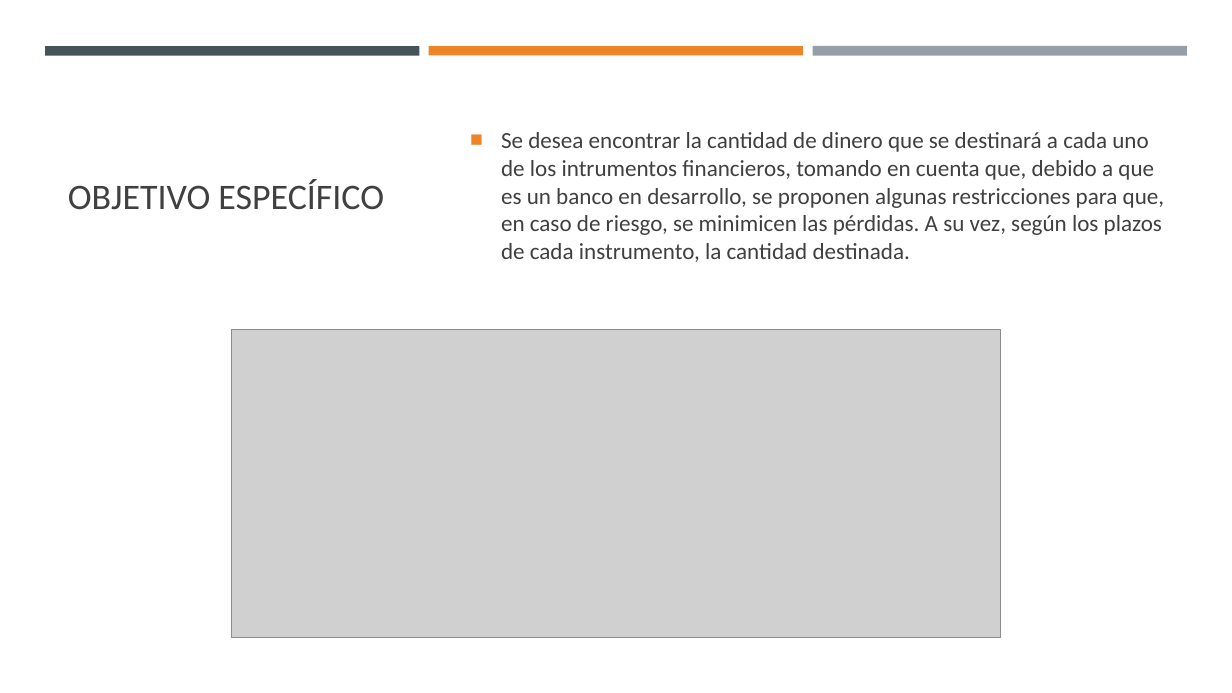
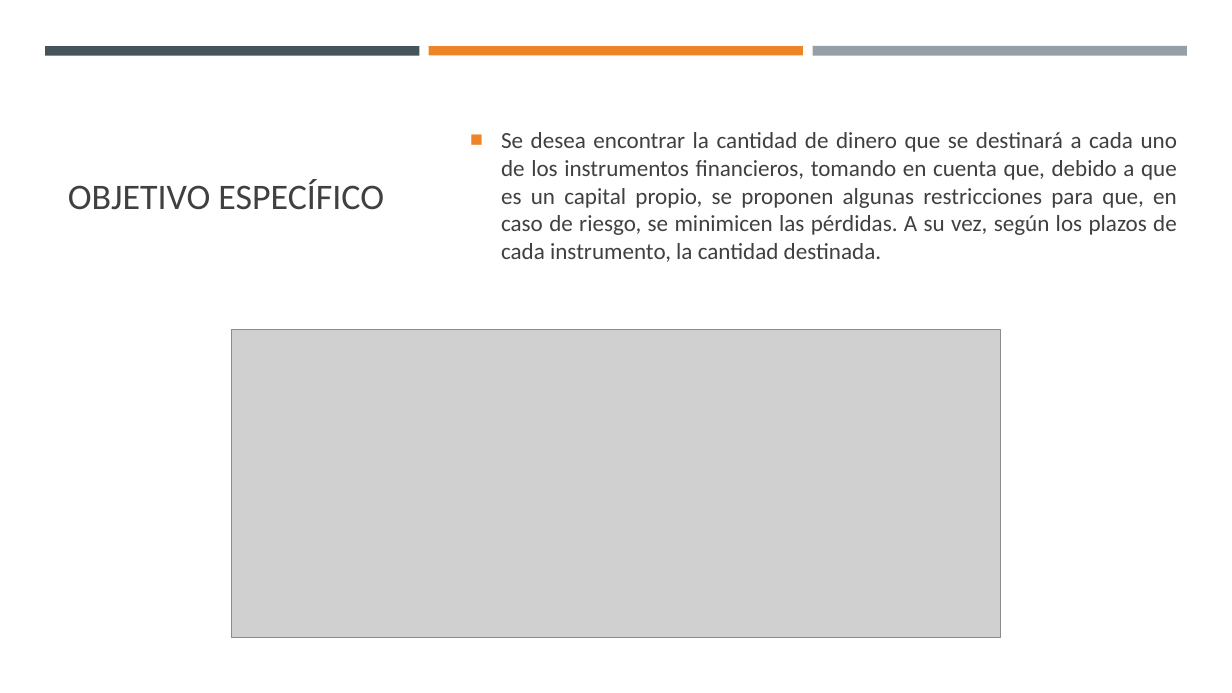
Before and after one commit to luischi1/Proyecto_m-dulo1, a slide deck: slide 4 of Presentación.pptx (slide 3 before the commit). Drawn at 1232x693 pixels with LibreOffice and Linux fonts; fonts in the diff are those of the drawing; grey boxes stand for pictures. Boxes give left, top, right and bottom in pixels: in the first picture for what was removed or moved away, otherwise in the second. Text is boxed around its words. In the diff, an @@ line names an element or a change of style, - is before the commit and + after.

```diff
--- a/Presentación.pptx
+++ b/Presentación.pptx
@@ text at (501, 132, 1177, 262): text changed @@
-■ Se desea encontrar la cantidad de dinero que se destinará a cada uno de los intrumentos financieros, tomando en cuenta que, debido a que es un banco en desarrollo, se proponen algunas restricciones para que, en caso de riesgo, se minimicen las pérdidas. A su vez, según los plazos de cada instrumento, la cantidad destinada.
+■ Se desea encontrar la cantidad de dinero que se destinará a cada uno de los instrumentos financieros, tomando en cuenta que, debido a que es un capital propio, se proponen algunas restricciones para que, en caso de riesgo, se minimicen las pérdidas. A su vez, según los plazos de cada instrumento, la cantidad destinada.
```
Also in this commit, not shown: 5 other slides changed, 3 slides added, 1 slide removed.
